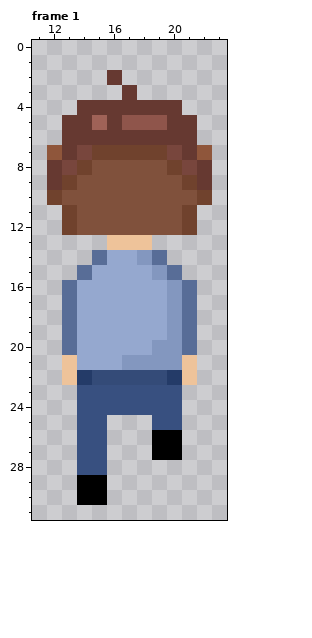
Pixel-art file: Assets/Sprites/Game/Player/Sam_back_run.aseprite. That is the earlier state.
32x32 pixels, 10 frames. Shown: frame 1: x 11..23, y 0..31. The commit also changed other frames, which this record leaves out.
New version:
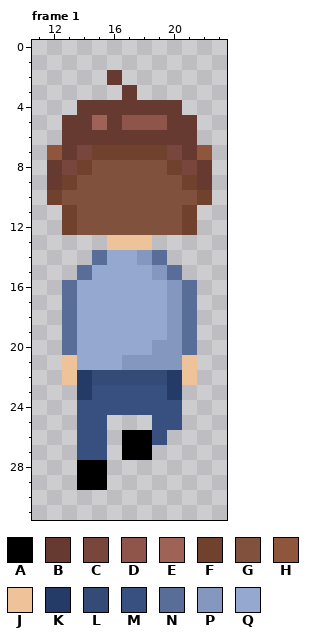
Palette (. is transparent): A #000000  B #663931  C #78463d  D #8f554b  E #9f6257  F #70422d  G #80513c  H #8f563b  J #eec39a  K #243b68  L #344b78  M #385080  N #586d97  P #8397bf  Q #95a8cf
The edit:
{"where": "frame 1, layers \"schuhe\", \"hose\""}
{"frame":1,"y":23,"x":14,"old":"M","new":"K"}
{"frame":1,"y":23,"x":20,"old":"M","new":"K"}
{"frame":1,"y":26,"x":17,"old":"..AA","new":"AAM."}
{"frame":1,"y":27,"x":17,"old":"..AA","new":"AA.."}
{"frame":1,"y":28,"x":14,"old":"MM","new":"AA"}
{"frame":1,"y":30,"x":14,"old":"AA","new":".."}
{"label":"changed","picture_box":[77,385,182,505]}
